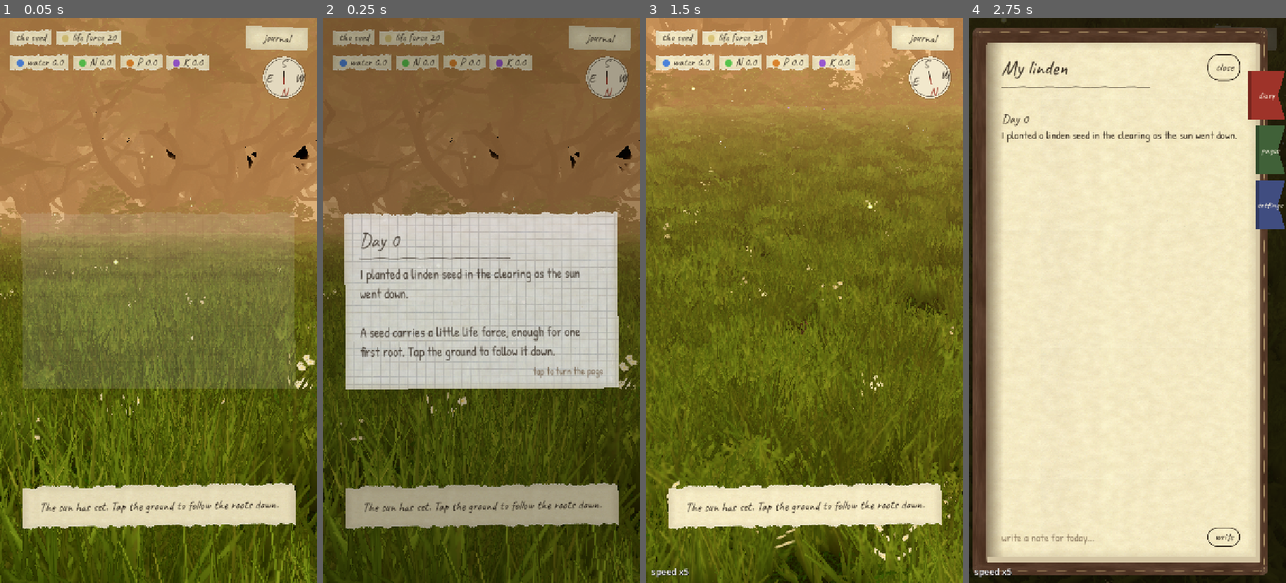
Above: before the commit, frames 1-4 (left to right).
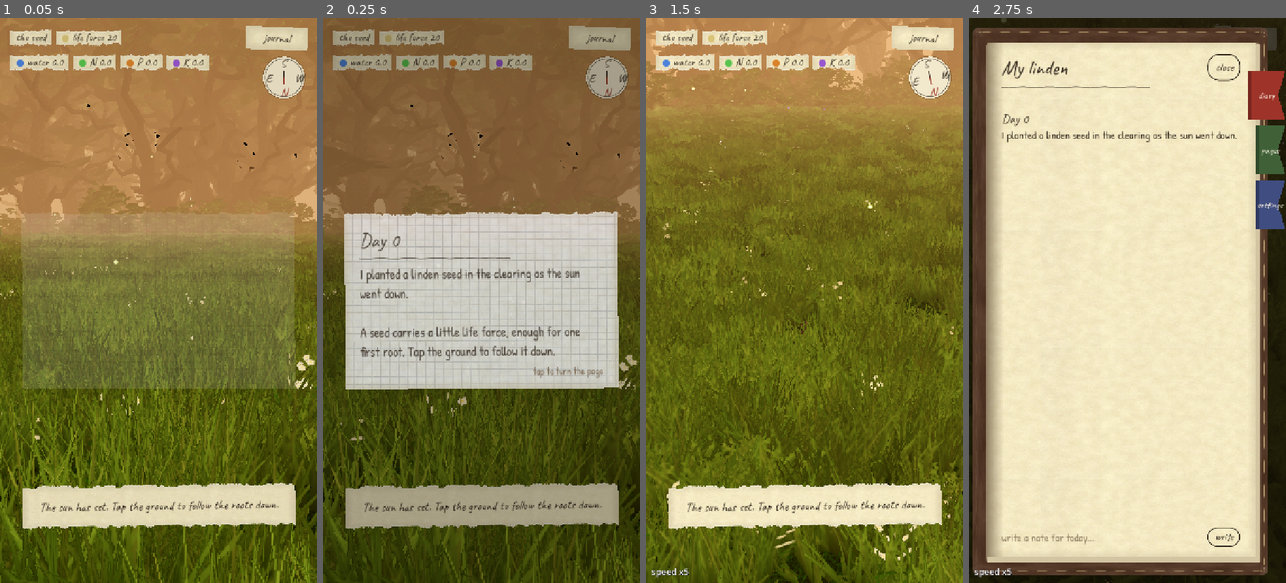
Above: after the commit, the same moments.

Repository: SimonSouleyman/gamdev
Game: Godot game, scene res://main.tscn
Same seed, same stepped clock (60 frames per second), same inputs: the game is played once before the commit and once after it.
Inputs (mouse positions are in pixels of both pictures, inside the frame that each line leads up to):
- Up to frame 1 (0.05 s): no input
- Up to frame 2 (0.25 s): no input
- Up to frame 3 (1.5 s): tap Enter at 0.5 s; move the mouse to (874, 272) at 0.52 s; hold Right (ui_right) 0.53-1.25 s; tap T at 0.6 s; click (874, 272) at 0.67 s; tap Space at 0.77, 1.07 s; drag from (741, 328) to (788, 413) at 1.27 s
- Up to frame 4 (2.75 s): move the mouse to (1159, 176) at 2.02 s; hold Right (ui_right) from 2.03 s (still down); tap J at 2.1 s

The runs differ from the first frame. In frame 1, 0.8% of the frame differs, in the area x 0-100%, y 0-36%; in frame 2, 0.5%; in frame 3, 0.5%; in frame 4, nothing differs.

Commit message:
QA round 3 (play): the soil slowly refills each night so the month never runs dry; growth paced so the node budget lasts the month; first-days hint for boost and the sun arc; correct wording when water is out; resumed runs keep their life-force bar; ending early reaches further
Co-Authored-By: Claude Opus 5.5 (1M context) <noreply@anthropic.com>

Diff:
--- a/Tree/roots/root_view.gd
+++ b/Tree/roots/root_view.gd
@@ -414,6 +414,8 @@
 ## After loading a save in the middle of a run.
 func resume_run() -> void:
 	_enter_run()
+	_waiting_for_input = false
+	_life_at_start = maxf(res.life_force + roots.run_length * roots.base_cost_per_metre, 0.001)
 	camera.position = roots.tip_position - roots.heading * 2.4 + Vector3.UP * 0.8
 
 
--- a/Tree/shared/game_state.gd
+++ b/Tree/shared/game_state.gd
@@ -19,6 +19,8 @@
 ## Game seconds after sunrise until the morning (diary line, first-morning page or wish).
 ## Just after the dawn burst, so the diary can say what the night bought.
 const MORNING_DELAY: float = 11.0
+## Share of the drunk dots that come back into the soil each night.
+const REGROW_SHARE: float = 0.05
 
 var seed: int = 1
 var sim: GrowthSim
@@ -214,6 +216,7 @@
 	night_empty = false
 	_spent_announced = false
 	var was_seed := sim.graph.size() <= 2
+	ground.regrow(REGROW_SHARE, day_number())
 	sim.start_dawn_burst()
 	if was_seed and not sim.nutrients_spent():
 		diary.add(day_number(), "The seed sprouted at dawn.")
--- a/Tree/shared/growth_sim.gd
+++ b/Tree/shared/growth_sim.gd
@@ -107,7 +107,7 @@
 	budget += _dawn_burst_budget(delta, sun, top)
 	colonizer.bias_direction = (Vector3.UP * (1.0 - species.phototropism) + sun * species.phototropism).normalized()
 	# Longer shoots on a bigger tree, so the node budget reaches the species size.
-	colonizer.step_length = 0.15 + top * 0.008
+	colonizer.step_length = 0.15 + top * 0.014
 	colonizer.kill_distance = colonizer.step_length * 1.6
 	# Buds sense space further away in a bigger crown, so side branches can reach its edge.
 	colonizer.influence_radius = clampf(crown_radius(top) * 0.5, 1.2, 4.0)
@@ -231,7 +231,7 @@
 ## A bigger tree needs more material per new segment (it also thickens everything below),
 ## so the growth spreads over the whole month instead of filling the budget early.
 func node_cost() -> float:
-	return cost_per_node * (1.0 + graph.size() / 600.0)
+	return cost_per_node * (1.0 + graph.size() / 380.0)
 
 
 func _affordable_nodes() -> int:
--- a/Tree/shared/root_system.gd
+++ b/Tree/shared/root_system.gd
@@ -270,7 +270,7 @@
 	_fine_budget = mini(Budgets.FINE_ROOTS_MAX_PER_MAIN_ROOT,
 		Budgets.FINE_ROOTS_PER_MAIN_ROOT + int(leftover_spent * fine_nodes_per_life_force))
 	# Leftover life force reaches further: the fine roots gather what lies around the new root.
-	_fine_reach = fine_radius + minf(5.0, leftover_spent * 0.08)
+	_fine_reach = fine_radius + minf(6.0, leftover_spent * 0.12)
 	if run_node_count() > 0:
 		_grow_fine_roots(ground, res)
 		main_root_count += 1
--- a/Tree/shared/underground.gd
+++ b/Tree/shared/underground.gd
@@ -211,6 +211,20 @@
 	return out
 
 
+## The soil slowly refills (rain, rotting leaves, water seeping in): each night a share of the
+## drunk dots comes back, so the month does not run dry. Deterministic from the seed and day.
+## Returns how many came back.
+func regrow(share: float, day: int) -> int:
+	var rng := RandomNumberGenerator.new()
+	rng.seed = hash([seed, "regrow", day])
+	var n := 0
+	for i in range(dot_collected.size()):
+		if dot_collected[i] != 0 and rng.randf() < share:
+			dot_collected[i] = 0
+			n += 1
+	return n
+
+
 func is_inside_rock(p: Vector3, margin: float = 0.0) -> bool:
 	return rock_at(p, margin) >= 0
 
--- a/Tree/tree/tree_view.gd
+++ b/Tree/tree/tree_view.gd
@@ -428,7 +428,10 @@
 			_hint.text = "The sun has set. Tap the ground to follow the roots down."
 		GameState.Phase.DAY:
 			if state.day_is_spent():
-				_hint.text = ("Almost nothing left to grow with today" if state.sim.nutrient_missing() and not state.sim.graph.is_full() else "Nothing left to grow with today") + ". Drag the sun along its arc to move the day on."
+				_hint.text = ("Almost nothing left to grow with today" if state.sim.nutrient_missing() and not state.sim.graph.is_full() and state.sim.resources.stock[0] >= state.sim.cost_per_node else "Nothing left to grow with today") + ". Drag the sun along its arc to move the day on."
+			elif state.day_number() <= 3 and not state.is_seed():
+				# The first days: a quiet reminder of what can be done while the tree grows.
+				_hint.text = "Hold anywhere to boost the sun. Drag the sun along its arc to pick the hour."
 			else:
 				_hint.text = ""
 		_:
